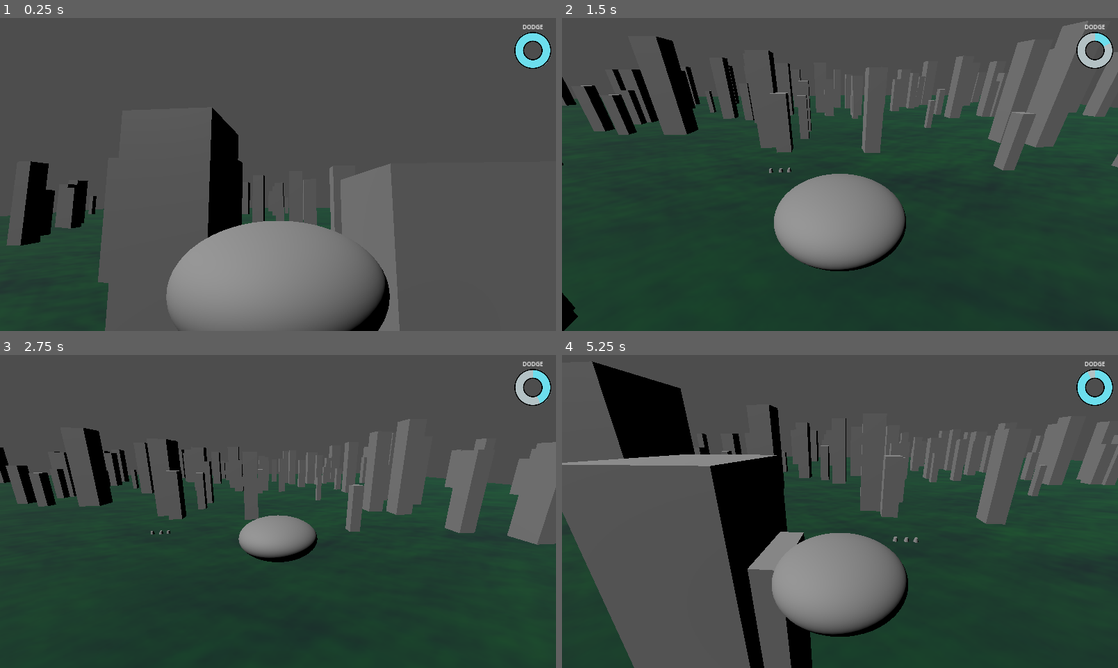
Above: before the commit, frames 1-4 (two rows, left to right).
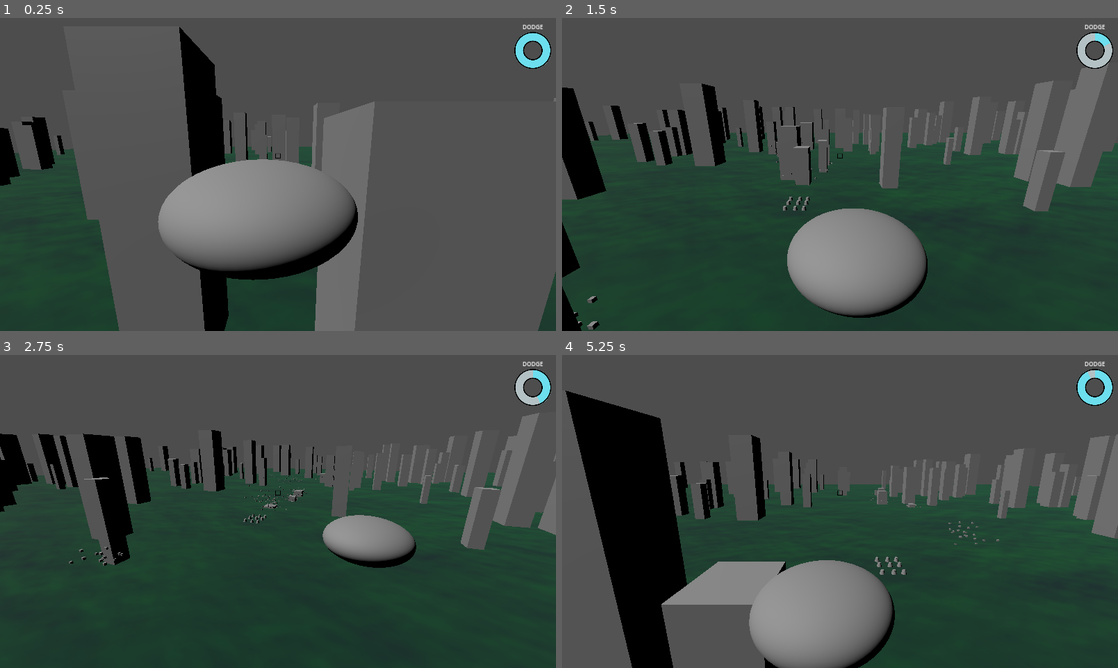
Above: after the commit, the same moments.

Repository: BSU-destroy-the-world/destroy_the_world
Game: Godot game, scene res://world_1/world_1.tscn
The game is run twice, just before and just after one commit, with the same random seed, the same clock (stepped at 60 frames per second) and the same inputs.
Inputs (mouse positions are in pixels of both pictures, inside the frame that each line leads up to):
- Up to frame 1 (0.25 s): no input
- Up to frame 2 (1.5 s): move the mouse to (962, 158) at 0.52 s; hold D (move_right) 0.53-1.28 s; tap X (dodge) at 0.6 s; move the mouse to (728, 190) at 1.27 s; hold S (move_backward) from 1.28 s (still down); tap Down (look_down) at 1.35 s
- Up to frame 3 (2.75 s): move the mouse to (333, 442) at 2.02 s; release S (move_backward) at 2.03 s; hold D (move_right) from 2.03 s (still down); tap Left (look_left) at 2.1 s
- Up to frame 4 (5.25 s): move the mouse to (812, 574) at 2.77 s; release D (move_right) at 2.78 s; hold W (move_forward) 2.78-3.53 s; tap Right (look_right) at 2.85 s; move the mouse to (1006, 558) at 3.52 s; hold A (move_left) 3.53-5.03 s; tap Up (look_up) at 3.6 s; move the mouse to (673, 464) at 4.27 s; click (673, 464) at 4.35 s; move the mouse to (867, 511) at 5.02 s; hold S (move_backward) from 5.03 s (still down); tap X (dodge) at 5.1 s

The runs differ from the first frame. In frame 1, 27% of the frame differs, in the area x 0-100%, y 2-100%; in frame 2, 28%; in frame 3, 19%; in frame 4, 38%.

Commit message:
Add basic reticle that destroys buildings when pointed at them

Diff:
--- a/project/building/building.tscn
+++ b/project/building/building.tscn
@@ -25,6 +25,30 @@
 "update": 1,
 "values": [false]
 }
+tracks/1/type = "value"
+tracks/1/imported = false
+tracks/1/enabled = true
+tracks/1/path = NodePath("MeshInstance3D:position")
+tracks/1/interp = 1
+tracks/1/loop_wrap = true
+tracks/1/keys = {
+"times": PackedFloat32Array(0),
+"transitions": PackedFloat32Array(1),
+"update": 0,
+"values": [Vector3(0, 11, 0)]
+}
+tracks/2/type = "value"
+tracks/2/imported = false
+tracks/2/enabled = true
+tracks/2/path = NodePath("CollisionShape3D:position")
+tracks/2/interp = 1
+tracks/2/loop_wrap = true
+tracks/2/keys = {
+"times": PackedFloat32Array(0),
+"transitions": PackedFloat32Array(1),
+"update": 0,
+"values": [Vector3(0, 11, 0)]
+}
 
 [sub_resource type="Animation" id="Animation_w82f1"]
 resource_name = "destroy"
@@ -36,7 +60,7 @@
 tracks/0/interp = 1
 tracks/0/loop_wrap = true
 tracks/0/keys = {
-"times": PackedFloat32Array(0, 2.5),
+"times": PackedFloat32Array(0, 2),
 "transitions": PackedFloat32Array(1, 1),
 "update": 1,
 "values": [true, false]
@@ -54,6 +78,30 @@
 "args": [],
 "method": &"queue_free"
 }]
+}
+tracks/2/type = "value"
+tracks/2/imported = false
+tracks/2/enabled = true
+tracks/2/path = NodePath("MeshInstance3D:position")
+tracks/2/interp = 1
+tracks/2/loop_wrap = true
+tracks/2/keys = {
+"times": PackedFloat32Array(0, 2),
+"transitions": PackedFloat32Array(1, 1),
+"update": 0,
+"values": [Vector3(0, 11, 0), Vector3(0, -12, 0)]
+}
+tracks/3/type = "value"
+tracks/3/imported = false
+tracks/3/enabled = true
+tracks/3/path = NodePath("CollisionShape3D:position")
+tracks/3/interp = 1
+tracks/3/loop_wrap = true
+tracks/3/keys = {
+"times": PackedFloat32Array(0, 2),
+"transitions": PackedFloat32Array(1, 1),
+"update": 0,
+"values": [Vector3(0, 11, 0), Vector3(0, -12, 0)]
 }
 
 [sub_resource type="AnimationLibrary" id="AnimationLibrary_tklft"]
@@ -76,7 +124,6 @@
 [node name="CPUParticles3D" type="CPUParticles3D" parent="."]
 emitting = false
 amount = 32
-lifetime = 0.5
 randomness = 0.1
 mesh = SubResource("BoxMesh_ei2wd")
 emission_shape = 3
--- a/project/project.godot
+++ b/project/project.godot
@@ -19,6 +19,7 @@
 
 window/size/viewport_width=3840
 window/size/viewport_height=2160
+window/size/mode=3
 window/size/window_width_override=1920
 window/size/window_height_override=1080
 window/stretch/mode="canvas_items"
--- a/project/ship/camera_controller.gd
+++ b/project/ship/camera_controller.gd
@@ -1,9 +1,10 @@
 extends Node3D
 
 @export var speed := 10.0
-@export var camera: Camera3D
-@export var target: Node3D
-@export var focus: Node3D
+
+@onready var camera := $Camera3D
+@onready var camera_target := $Target
+@onready var focus := $Focus
 
 
 func _process(delta):
@@ -12,10 +13,12 @@
 	rotate_y(-look_input.x * delta * 5)
 	focus.global_position.y += -look_input.y * delta * 5
 
-	var distance := camera.global_position.distance_to(target.global_position)
+	var distance: float = camera.global_position.distance_to(camera_target.global_position)
 
 	camera.global_position = camera.global_position.move_toward(
-		target.global_position, delta * speed * distance
+		camera_target.global_position, delta * speed * distance
 	)
 
-	camera.look_at(focus.global_position)
+	camera_target.look_at(focus.global_position)
+
+	camera.global_rotation = camera_target.global_rotation
--- /dev/null
+++ b/project/ship/reticle.svg
@@ -0,0 +1,7 @@
+<?xml version="1.0" encoding="UTF-8" standalone="no"?>
+<!DOCTYPE svg PUBLIC "-//W3C//DTD SVG 1.1//EN" "http://www.w3.org/Graphics/SVG/1.1/DTD/svg11.dtd">
+<svg width="100%" height="100%" viewBox="0 0 128 128" version="1.1" xmlns="http://www.w3.org/2000/svg" xmlns:xlink="http://www.w3.org/1999/xlink" xml:space="preserve" xmlns:serif="http://www.serif.com/" style="fill-rule:evenodd;clip-rule:evenodd;stroke-linecap:round;stroke-linejoin:round;stroke-miterlimit:1.5;">
+    <g transform="matrix(0.755029,0,0,0.824949,9.6754,9.41908)">
+        <rect x="50.759" y="46.768" width="42.382" height="38.79" style="fill:rgb(246,246,246);fill-opacity:0;stroke:black;stroke-width:5.06px;"/>
+    </g>
+</svg>
--- a/project/ship/ship.gd
+++ b/project/ship/ship.gd
@@ -6,9 +6,30 @@
 
 var can_dodge := true
 var dodging := false
+var target: Node3D = null
+var target_collision_point := Vector3.ZERO
 
 @onready var camera_mount := $CameraMount
 @onready var dodge_cooldown_timer := $DodgeCooldownTimer
+@onready var reticle := $GUI/Reticle/Marker2D
+
+
+func _process(_delta):
+	# Raycast from reticle to find target and set it
+	var ray = camera_mount.camera.project_ray_normal(reticle.global_position)
+	var ray_from = camera_mount.camera.project_ray_origin(reticle.global_position)
+	var ray_to = ray_from + ray * 1000
+
+	var space_state = get_world_3d().direct_space_state
+	var parameters = PhysicsRayQueryParameters3D.create(ray_from, ray_to)
+	var result = space_state.intersect_ray(parameters)
+
+	if result:
+		if target != result.collider:
+			_set_target(result.collider, result.position)
+
+	else:
+		target = null
 
 
 func _physics_process(_delta):
@@ -68,5 +89,13 @@
 	return input
 
 
+func _set_target(new_target: Node3D, collision_point: Vector3):
+	target = new_target
+	target_collision_point = collision_point
+
+	if target.is_in_group("destroyable"):
+		target.destroy()
+
+
 func _on_dodge_cooldown_timer_timeout():
 	can_dodge = true
--- a/project/ship/ship.tscn
+++ b/project/ship/ship.tscn
@@ -1,10 +1,11 @@
-[gd_scene load_steps=8 format=3 uid="uid://rl3xprstjp30"]
+[gd_scene load_steps=9 format=3 uid="uid://rl3xprstjp30"]
 
 [ext_resource type="Script" path="res://ship/ship.gd" id="1_bnpta"]
 [ext_resource type="Script" path="res://ship/camera_controller.gd" id="2_p13yg"]
 [ext_resource type="Script" path="res://ship/gui.gd" id="3_84qge"]
 [ext_resource type="Texture2D" uid="uid://dh8aohwqqhb1t" path="res://ship/dial_empty.svg" id="3_v2elt"]
 [ext_resource type="Texture2D" uid="uid://72evm821g8c4" path="res://ship/dial_full.svg" id="4_wyo0g"]
+[ext_resource type="Texture2D" uid="uid://co751innfp08f" path="res://ship/reticle.svg" id="6_lapf1"]
 
 [sub_resource type="SphereMesh" id="SphereMesh_gap3r"]
 radius = 1.0
@@ -21,11 +22,8 @@
 [node name="CollisionShape3D" type="CollisionShape3D" parent="."]
 shape = SubResource("BoxShape3D_rd5kt")
 
-[node name="CameraMount" type="Node3D" parent="." node_paths=PackedStringArray("camera", "target", "focus")]
+[node name="CameraMount" type="Node3D" parent="."]
 script = ExtResource("2_p13yg")
-camera = NodePath("Camera3D")
-target = NodePath("Target")
-focus = NodePath("Focus")
 
 [node name="Camera3D" type="Camera3D" parent="CameraMount"]
 transform = Transform3D(1, 0, 0, 0, 0.970296, 0.241922, 0, -0.241922, 0.970296, 0, 1.9, 4.5)
@@ -43,9 +41,13 @@
 
 [node name="GUI" type="Control" parent="." node_paths=PackedStringArray("dodge_timer")]
 layout_mode = 3
-anchors_preset = 0
-offset_right = 40.0
-offset_bottom = 40.0
+anchors_preset = 15
+anchor_right = 1.0
+anchor_bottom = 1.0
+grow_horizontal = 2
+grow_vertical = 2
+size_flags_horizontal = 4
+size_flags_vertical = 4
 script = ExtResource("3_84qge")
 dodge_timer = NodePath("../DodgeCooldownTimer")
 
@@ -54,9 +56,8 @@
 anchors_preset = 1
 anchor_left = 1.0
 anchor_right = 1.0
-offset_left = 3480.0
-offset_right = 3800.0
-offset_bottom = 320.0
+offset_left = -320.0
+offset_bottom = 382.0
 grow_horizontal = 0
 size_flags_horizontal = 8
 size_flags_vertical = 0
@@ -84,4 +85,22 @@
 texture_under = ExtResource("3_v2elt")
 texture_progress = ExtResource("4_wyo0g")
 
+[node name="Reticle" type="TextureRect" parent="GUI"]
+layout_mode = 1
+anchors_preset = 8
+anchor_left = 0.5
+anchor_top = 0.5
+anchor_right = 0.5
+anchor_bottom = 0.5
+offset_left = -64.0
+offset_top = -192.0
+offset_right = 64.0
+offset_bottom = -64.0
+grow_horizontal = 2
+grow_vertical = 2
+texture = ExtResource("6_lapf1")
+
+[node name="Marker2D" type="Marker2D" parent="GUI/Reticle"]
+position = Vector2(64, 64)
+
 [connection signal="timeout" from="DodgeCooldownTimer" to="." method="_on_dodge_cooldown_timer_timeout"]
--- a/project/world_1/world_1.tscn
+++ b/project/world_1/world_1.tscn
@@ -453,3 +453,27 @@
 [node name="Turret3" parent="." node_paths=PackedStringArray("target") instance=ExtResource("3_lovrw")]
 transform = Transform3D(1, 0, 0, 0, 1, 0, 0, 0, 1, 15.0446, 0, 0)
 target = NodePath("../ship")
+
+[node name="Turret4" parent="." node_paths=PackedStringArray("target") instance=ExtResource("3_lovrw")]
+transform = Transform3D(1, 0, 0, 0, 1, 0, 0, 0, 1, 17.2831, 0, 3.04742)
+target = NodePath("../ship")
+
+[node name="Turret5" parent="." node_paths=PackedStringArray("target") instance=ExtResource("3_lovrw")]
+transform = Transform3D(1, 0, 0, 0, 1, 0, 0, 0, 1, 19.1598, 0, 3.04742)
+target = NodePath("../ship")
+
+[node name="Turret6" parent="." node_paths=PackedStringArray("target") instance=ExtResource("3_lovrw")]
+transform = Transform3D(1, 0, 0, 0, 1, 0, 0, 0, 1, 15.0446, 0, 3.04742)
+target = NodePath("../ship")
+
+[node name="Turret7" parent="." node_paths=PackedStringArray("target") instance=ExtResource("3_lovrw")]
+transform = Transform3D(1, 0, 0, 0, 1, 0, 0, 0, 1, 17.2831, 0, -2.43431)
+target = NodePath("../ship")
+
+[node name="Turret8" parent="." node_paths=PackedStringArray("target") instance=ExtResource("3_lovrw")]
+transform = Transform3D(1, 0, 0, 0, 1, 0, 0, 0, 1, 19.1598, 0, -2.43431)
+target = NodePath("../ship")
+
+[node name="Turret9" parent="." node_paths=PackedStringArray("target") instance=ExtResource("3_lovrw")]
+transform = Transform3D(1, 0, 0, 0, 1, 0, 0, 0, 1, 15.0446, 0, -2.43431)
+target = NodePath("../ship")
Not shown, added: project/ship/reticle.svg.import
